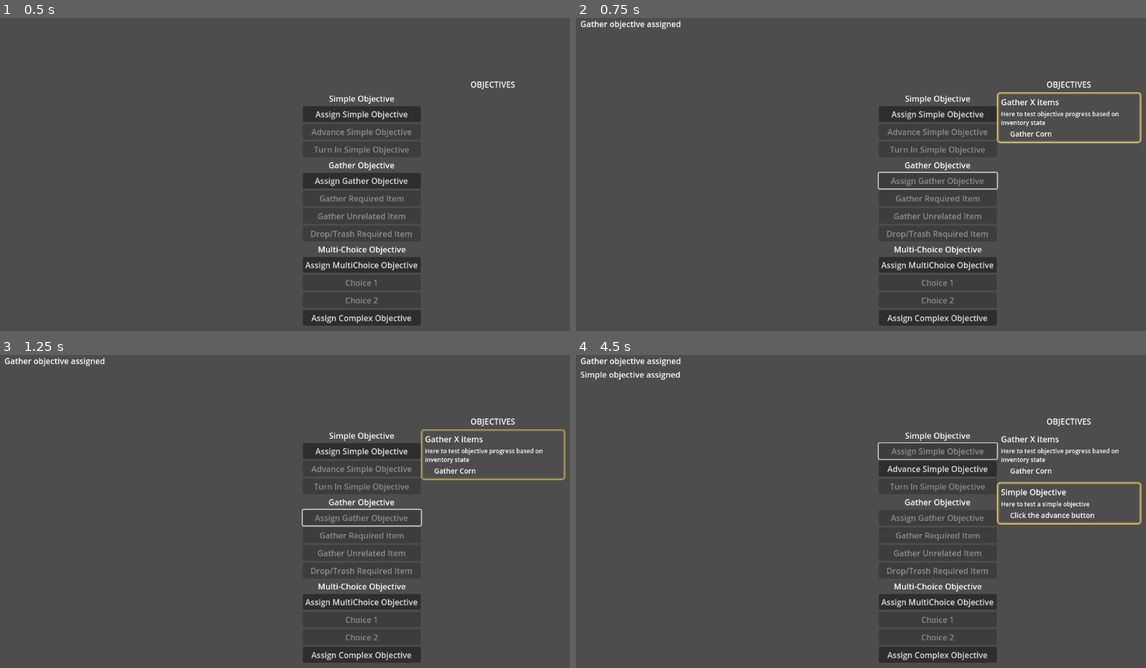
Above: before the commit, frames 1-4 (two rows, left to right).
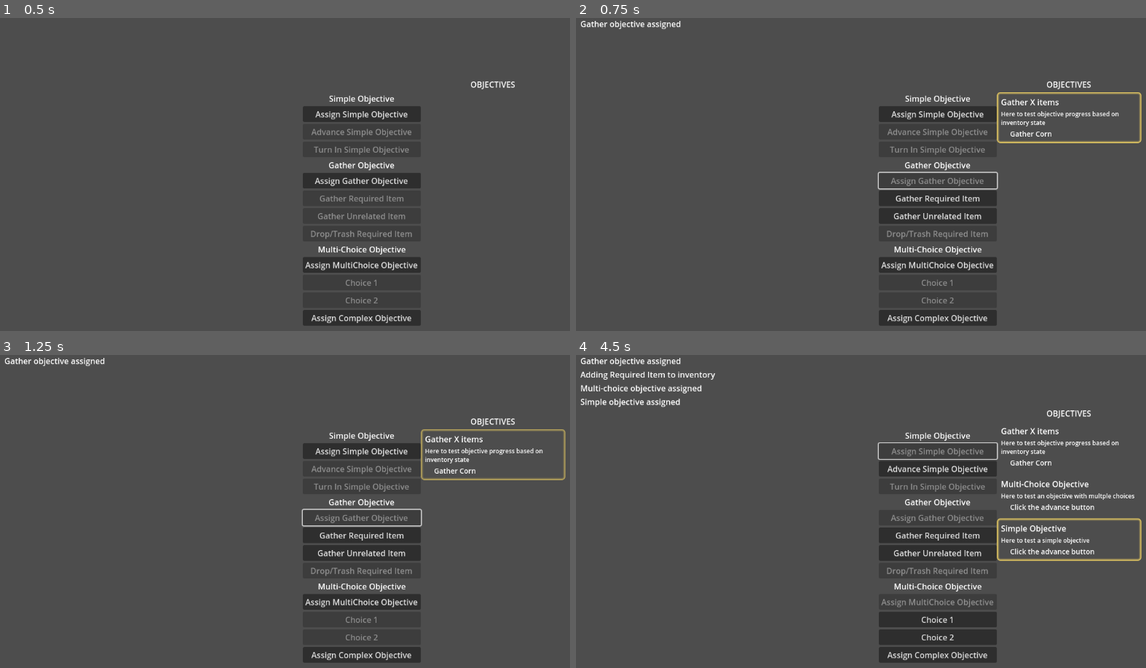
Above: after the commit, the same moments.

Repository: hamgoblin45/Fascism-Sim
Game: Godot game, scene res://Interface/objective_control.tscn
Two runs of this game, one before a commit and one after it. Both use one fixed random seed, a clock stepped at 60 frames per second and the inputs below.
Inputs (mouse positions are in pixels of both pictures, inside the frame that each line leads up to):
- Up to frame 1 (0.5 s): no input
- Up to frame 2 (0.75 s): click "Assign Gather Objective" at 0.5 s
- Up to frame 3 (1.25 s): no input
- Up to frame 4 (4.5 s): click (935, 536) at 1.25 s, where only the run after the commit has a clickable "Gather Required Item"; click "Assign MultiChoice Objective" at 2 s; click (935, 621) at 2.75 s, where only the run after the commit has a clickable "Choice 1"; click (935, 636) at 3.5 s, where only the run after the commit has a clickable "Choice 2"; click "Assign Simple Objective" at 4.25 s

Frame 1 is identical in both runs. In frame 2, 0.2% of the frame differs, in the area x 55-72%, y 56-65%; in frame 3, 0.2%; in frame 4, 4.3%, in the area x 0-100%, y 5-92%.

Commit message:
Adding items to test req_item objectives

Diff:
--- a/objectives/Data/Objectives/ObjectiveStepGatherData.gd
+++ b/objectives/Data/Objectives/ObjectiveStepGatherData.gd
@@ -3,7 +3,7 @@
 ## Step specific to gathering a certain number of items
 
 
-@export var required_items: Array[String] # Actually make this SlotDatas, with quantities matching required amount
+@export var required_items: Array[InventorySlotData] # quantities matching required amount
 
 
 #func _ready():
--- a/objectives/Data/Objectives/ObjectiveStepMultiChoiceData.gd
+++ b/objectives/Data/Objectives/ObjectiveStepMultiChoiceData.gd
@@ -2,8 +2,8 @@
 class_name ObjectiveStepMultiChoiceData
 ## For when an objective step requires going to a specific location
 
-
-@export var choices: Dictionary = {  # The potential next steps that can be chosen in this step
-	"step_data": ObjectiveStepData,
-	"follow_up_objective": ObjectiveData
-}
+#
+#@export var choices: Array = [] = {  # The potential next steps that can be chosen in this step
+	#"step_data": ObjectiveStepData,
+	#"follow_up_objective": ObjectiveData
+#}
--- a/objectives/Data/Objectives/TEST_simple_objective.tres
+++ b/objectives/Data/Objectives/TestStuff/TEST_choice_objective.tres
@@ -1,6 +1,7 @@
-[gd_resource type="Resource" script_class="ObjectiveData" load_steps=4 format=3 uid="uid://5qxnfyfegl6t"]
+[gd_resource type="Resource" script_class="ObjectiveData" load_steps=5 format=3 uid="uid://5qxnfyfegl6t"]
 
 [ext_resource type="Script" uid="uid://dl860ocyo52gv" path="res://Data/Objectives/ObjectiveData.gd" id="1_bxl6v"]
+[ext_resource type="Script" uid="uid://bu00q3p03457u" path="res://Data/InventoryItemData.gd" id="1_nvpou"]
 [ext_resource type="Script" uid="uid://ca4a8eabrgwaa" path="res://Data/Objectives/ObjectiveStepData.gd" id="2_nvpou"]
 
 [sub_resource type="Resource" id="Resource_bxl6v"]
@@ -10,8 +11,8 @@
 
 [resource]
 script = ExtResource("1_bxl6v")
-name = "Simple Objective"
-id = "simple_objective"
-description = "Here to test a simple objective"
+name = "Multi-Choice Objective"
+id = "multichoice_objective"
+description = "Here to test an objective with multple choices"
 step_datas = Array[ExtResource("2_nvpou")]([SubResource("Resource_bxl6v")])
 metadata/_custom_type_script = "uid://dl860ocyo52gv"
--- /dev/null
+++ b/objectives/Data/Objectives/TestStuff/TEST_inventory.tres
@@ -0,0 +1,9 @@
+[gd_resource type="Resource" script_class="InventoryData" load_steps=3 format=3 uid="uid://basl7g471tsdd"]
+
+[ext_resource type="Script" uid="uid://dqes1upelmxgj" path="res://Data/InventoryData.gd" id="1_pmg02"]
+[ext_resource type="Script" uid="uid://deeunnxvx2oys" path="res://Data/InventorySlotData.gd" id="2_3fduf"]
+
+[resource]
+script = ExtResource("1_pmg02")
+slot_datas = Array[ExtResource("2_3fduf")]([null, null, null, null])
+metadata/_custom_type_script = "uid://dqes1upelmxgj"
--- /dev/null
+++ b/objectives/Data/Objectives/TestStuff/TEST_required_item.tres
@@ -0,0 +1,10 @@
+[gd_resource type="Resource" script_class="InventoryItemData" load_steps=2 format=3 uid="uid://bd1e65ouafft3"]
+
+[ext_resource type="Script" uid="uid://bu00q3p03457u" path="res://Data/InventoryItemData.gd" id="1_ic68o"]
+
+[resource]
+script = ExtResource("1_ic68o")
+name = "Required Item"
+id = "required_item"
+stackable = true
+metadata/_custom_type_script = "uid://bu00q3p03457u"
--- /dev/null
+++ b/objectives/Data/Objectives/TestStuff/TEST_simple_objective.tres
@@ -0,0 +1,18 @@
+[gd_resource type="Resource" script_class="ObjectiveData" load_steps=5 format=3 uid="uid://dkfaqm5wac657"]
+
+[ext_resource type="Script" uid="uid://dl860ocyo52gv" path="res://Data/Objectives/ObjectiveData.gd" id="1_bxl6v"]
+[ext_resource type="Script" uid="uid://bu00q3p03457u" path="res://Data/InventoryItemData.gd" id="1_nvpou"]
+[ext_resource type="Script" uid="uid://ca4a8eabrgwaa" path="res://Data/Objectives/ObjectiveStepData.gd" id="2_nvpou"]
+
+[sub_resource type="Resource" id="Resource_bxl6v"]
+script = ExtResource("2_nvpou")
+text = "Click the advance button"
+metadata/_custom_type_script = "uid://ca4a8eabrgwaa"
+
+[resource]
+script = ExtResource("1_bxl6v")
+name = "Simple Objective"
+id = "simple_objective"
+description = "Here to test a simple objective"
+step_datas = Array[ExtResource("2_nvpou")]([SubResource("Resource_bxl6v")])
+metadata/_custom_type_script = "uid://dl860ocyo52gv"
--- /dev/null
+++ b/objectives/Data/Objectives/TestStuff/TEST_unrelated_item.tres
@@ -0,0 +1,9 @@
+[gd_resource type="Resource" script_class="InventoryItemData" load_steps=2 format=3 uid="uid://dabk6755bi4j"]
+
+[ext_resource type="Script" uid="uid://bu00q3p03457u" path="res://Data/InventoryItemData.gd" id="1_3nctk"]
+
+[resource]
+script = ExtResource("1_3nctk")
+name = "Unrelated Item"
+id = "unrelated_item"
+metadata/_custom_type_script = "uid://bu00q3p03457u"
--- a/objectives/Interface/objective_control.tscn
+++ b/objectives/Interface/objective_control.tscn
@@ -209,3 +209,6 @@
 [connection signal="pressed" from="TestControl/ButtonsPanel/VBoxContainer/GatherObjectiveContainer/GatherRequiredItem" to="TestControl" method="_on_gather_required_item_pressed"]
 [connection signal="pressed" from="TestControl/ButtonsPanel/VBoxContainer/GatherObjectiveContainer/GatherUnrelatedItem" to="TestControl" method="_on_gather_unrelated_item_pressed"]
 [connection signal="pressed" from="TestControl/ButtonsPanel/VBoxContainer/GatherObjectiveContainer/DropRequiredItem" to="TestControl" method="_on_drop_required_item_pressed"]
+[connection signal="pressed" from="TestControl/ButtonsPanel/VBoxContainer/MultiChoiceContainer/AssignMultiChoiceObjective" to="TestControl" method="_on_assign_multi_choice_objective_pressed"]
+[connection signal="pressed" from="TestControl/ButtonsPanel/VBoxContainer/MultiChoiceContainer/Choice1Button" to="TestControl" method="_on_choice_1_button_pressed"]
+[connection signal="pressed" from="TestControl/ButtonsPanel/VBoxContainer/MultiChoiceContainer/Choice2Button" to="TestControl" method="_on_choice_2_button_pressed"]
--- a/objectives/Interface/objective_manager.gd
+++ b/objectives/Interface/objective_manager.gd
@@ -8,6 +8,8 @@
 	EventBus.objective_completed.connect(_complete_objective) # Since completion is determined by attempting to advance, there's no request signal. This just listens for confirmation
 	EventBus.turn_in_objective.connect(_turn_in_objective)
 	EventBus.remove_objective.connect(_remove_objective)
+
+	EventBus.inventory_item_updated.connect(_check_for_required_items)
 
 func _assign_objective(objective: ObjectiveData):
 	print("Assign objective %s received by ObjectiveManager" % objective)
@@ -42,3 +44,19 @@
 
 func _remove_objective(objective: ObjectiveData):
 	pass
+
+func _check_for_required_items(_slot: InventorySlotData):
+	print("Check for required items called in ObjectiveManager")
+	# Checks for gather objectives
+	for obj in GameState.objectives:
+		var current_step = obj.current_step
+		if current_step is ObjectiveStepGatherData:
+			for req_item_slot in current_step.required_items:
+
+			# Checks inventory for required items
+				var amount_held: int = 0
+				for slot_data in GameState.inventory.slot_datas:
+					if slot_data and slot_data.item_data and slot_data.item_data.id == req_item_slot.item_data.id:
+						amount_held += slot_data.quantity
+				# Sets objective data to reflect quantity of req item held
+				req_item_slot.quantity = amount_held
--- a/objectives/Interface/objective_tracker_ui.gd
+++ b/objectives/Interface/objective_tracker_ui.gd
@@ -10,6 +10,7 @@
 func _ready():
 	EventBus.objective_assigned.connect(_on_objective_assigned)
 	EventBus.objective_advanced.connect(_on_objective_advanced)
+	EventBus.update_objective.connect(_on_objective_updated)
 
 func _on_objective_assigned(objective: ObjectiveData):
 	print("Objective assignment received by ObjectiveTrackerUI")
@@ -23,3 +24,9 @@
 	#for obj_ui in objective_container.get_children():
 		#if obj_ui.objective_data.id == objective.id:
 			#
+
+func _on_objective_updated(objective: ObjectiveData):
+	print("Update objective signal received by ObjectiveTrackerUI")
+	for obj_ui in objective_container.get_children():
+		if obj_ui.objective_data.id == objective.id:
+			obj_ui.set_objective_data(objective)
--- a/objectives/Scripts/EventBus.gd
+++ b/objectives/Scripts/EventBus.gd
@@ -1,5 +1,7 @@
 extends Node
 
+# For testing
+signal inventory_item_updated(slot: InventorySlotData)
 
 # Request signals (when attempting)
 signal assign_objective(objective: ObjectiveData)
@@ -14,3 +16,5 @@
 signal objective_completed(objective: ObjectiveData)
 signal objective_turned_in(objective: ObjectiveData)
 signal objective_removed(objective: ObjectiveData)
+
+signal update_objective(objective: ObjectiveData)
--- a/objectives/Scripts/GameState.gd
+++ b/objectives/Scripts/GameState.gd
@@ -1,4 +1,8 @@
 extends Node
 
+var inventory: InventoryData = InventoryData.new()
+
+var suspicion: float = 0.0
+var resistence: float = 0.0
 
 var objectives: Array[ObjectiveData]
--- a/objectives/test_control.gd
+++ b/objectives/test_control.gd
@@ -1,7 +1,12 @@
 extends Control
 
 const TEST_GATHER_OBJECTIVE = preload("uid://6fxmo62vnuo4")
-const TEST_SIMPLE_OBJECTIVE = preload("uid://5qxnfyfegl6t")
+const TEST_SIMPLE_OBJECTIVE = preload("uid://dkfaqm5wac657")
+const TEST_CHOICE_OBJECTIVE = preload("uid://5qxnfyfegl6t")
+
+const TEST_REQUIRED_ITEM = preload("uid://bd1e65ouafft3")
+const TEST_UNRELATED_ITEM = preload("uid://dabk6755bi4j")
+
 
 ## -- BUTTONS
 @onready var assign_simple_objective: Button = %AssignSimpleObjective
@@ -14,6 +19,11 @@
 @onready var gather_unrelated_item: Button = %GatherUnrelatedItem
 @onready var drop_required_item: Button = %DropRequiredItem
 
+@onready var assign_multi_choice_objective: Button = %AssignMultiChoiceObjective
+@onready var choice_1_button: Button = %Choice1Button
+@onready var choice_2_button: Button = %Choice2Button
+
+@onready var assign_complex_button: Button = %AssignComplexButton
 
 @onready var output_control: Control = %OutputControl
 @onready var output_container: VBoxContainer = %OutputContainer
@@ -45,6 +55,8 @@
 
 	if !obj.complete:
 		EventBus.advance_objective.emit(obj)
+		advance_simple_objective.disabled = true
+		_print_output("Simple objective advanced. Marking complete since there was only one task")
 
 
 func _on_fail_simple_objective_pressed() -> void:
@@ -54,6 +66,9 @@
 
 func _on_assign_gather_objective_pressed() -> void:
 	assign_gather_objective.disabled = true
+	gather_required_item.disabled = false
+	gather_unrelated_item.disabled = false
+
 	var obj = TEST_GATHER_OBJECTIVE
 	EventBus.assign_objective.emit(obj)
 
@@ -63,7 +78,22 @@
 
 
 func _on_gather_required_item_pressed() -> void:
-	pass # Replace with function body.
+	var req_item = TEST_REQUIRED_ITEM
+	# Checks if player already has some and increases quantity if so
+	for slot_data in GameState.inventory.slot_datas:
+		if slot_data and slot_data.item_data and slot_data.item_data.id == req_item.id:
+			slot_data.quantity += 1
+			print("Adding one more req_item to inventory")
+			_print_output("Found %s in inventory, increasing quantity to %s" % [slot_data.item_data.name, slot_data.quantity])
+			EventBus.inventory_item_updated.emit(slot_data) # Simplified version of how it works in Inventory project
+			return
+
+	var new_slot = InventorySlotData.new()
+	new_slot.item_data = req_item
+	print("Created a slot to add req-item")
+	GameState.inventory.slot_datas.append(new_slot) # This would normally be done by signals in full Inv system, just for testing objectives
+	EventBus.inventory_item_updated.emit(new_slot)
+	_print_output("Adding %s to inventory" % new_slot.item_data.name)
 
 
 func _on_gather_unrelated_item_pressed() -> void:
@@ -88,9 +118,34 @@
 	EventBus.turn_in_objective.emit(obj)
 	turn_in_simple_objective.disabled = true
 
+
 func _on_objective_completed(obj: ObjectiveData):
 	if obj.id == TEST_SIMPLE_OBJECTIVE.id:
 		turn_in_simple_objective.disabled = false
 
 	var text = "OBJECTIVE '%s' COMPLETED! Ready to turn in" % obj.name
 	_print_output(text)
+
+
+func _on_assign_multi_choice_objective_pressed() -> void:
+	assign_multi_choice_objective.disabled = true
+
+	choice_1_button.disabled = false
+	choice_2_button.disabled = false
+
+	var obj = TEST_CHOICE_OBJECTIVE
+	EventBus.assign_objective.emit(obj)
+
+	print("Assigned multi-choice objective. Data: %s
+	Name: %s - Description: %s" % [obj, obj.name, obj.description])
+	_print_output("Multi-choice objective assigned")
+
+
+
+
+func _on_choice_1_button_pressed() -> void:
+	pass # Replace with function body.
+
+
+func _on_choice_2_button_pressed() -> void:
+	pass # Replace with function body.
Renamed: objectives/Data/Objectives/TEST_gather_objective.tres -> objectives/Data/Objectives/TestStuff/TEST_gather_objective.tres
